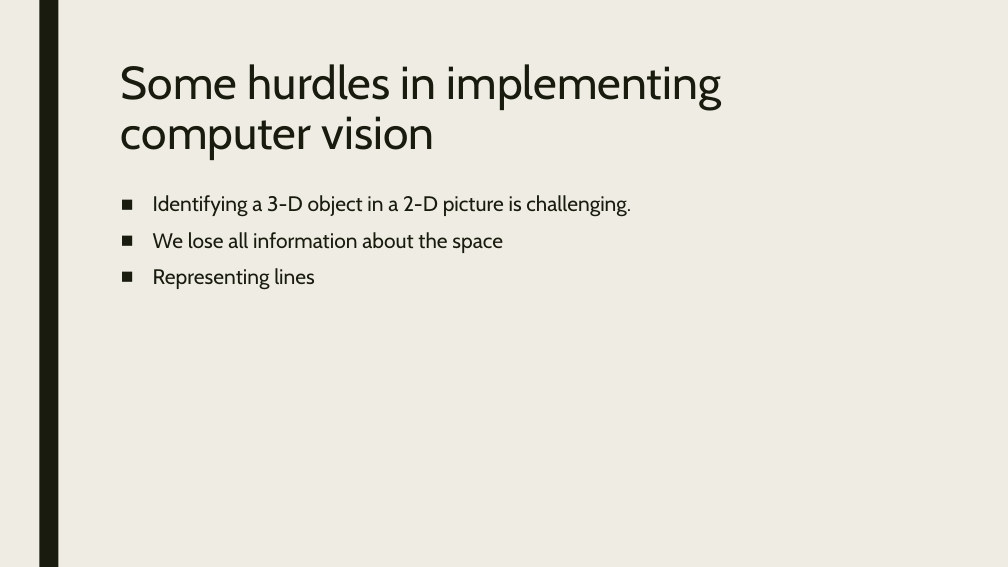
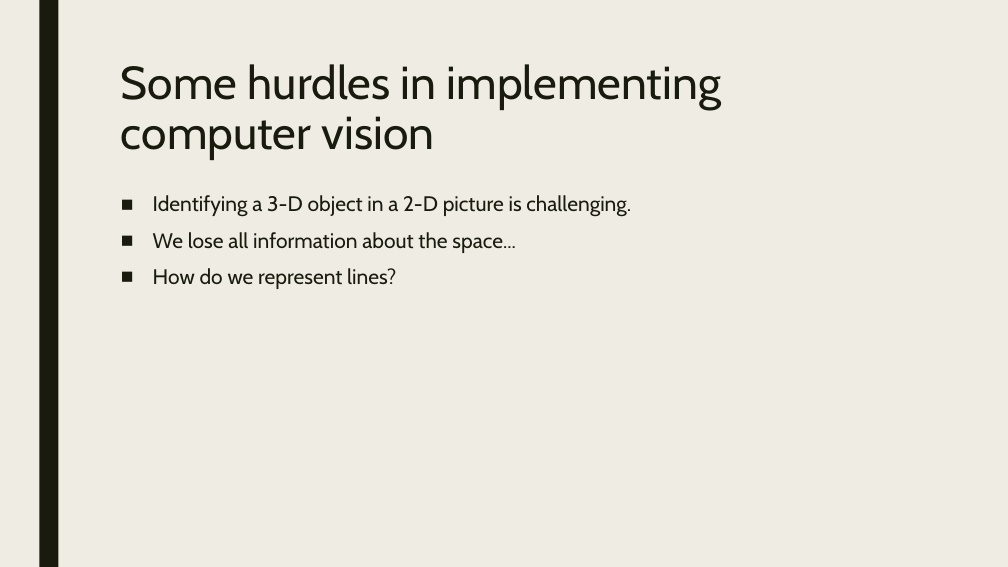
Before and after one commit to AndrewMorris-scsu/CSClassFiles, a slide deck: slide 3 of 334/ImagePresentation.odp. Drawn at 1008x567 pixels with LibreOffice and Linux fonts; fonts in the diff are those of the drawing. Boxes give left, top, right and bottom in pixels: in the first picture for what was removed or moved away, otherwise in the second. Text is boxed around its words. In the diff, an @@ line names an element or a change of style, - is before the commit and + after.

```diff
--- a/334/ImagePresentation.odp
+++ b/334/ImagePresentation.odp
@@ text at [153, 232, 516, 289]: text changed @@
-■ We lose all information about the space
-■ Representing lines
+■ We lose all information about the space...
+■ How do we represent lines?
```
Also in this commit, not shown: 8 other slides changed, 6 slides added.
